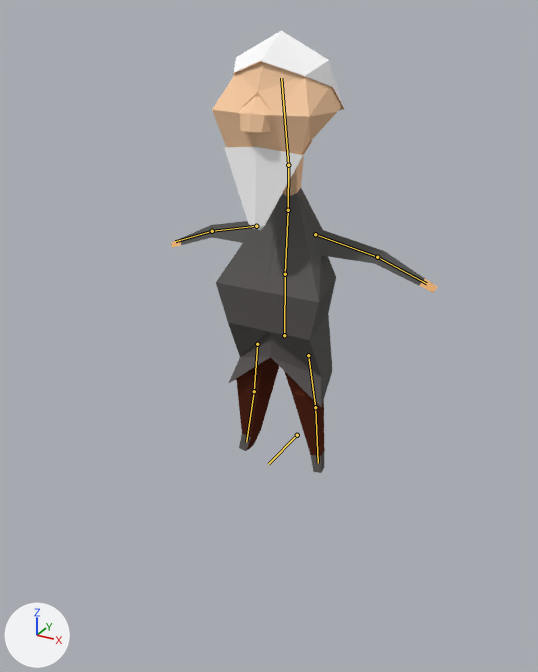
A saved change to the Blender file TheOvercoat/Assets/Models(blend)/Karakterler/armature1.blend.
Before and after are seen from a 50 mm lens placed at (1.42, -2.67, 1.97), pointed at (0.06, -0.21, 0.74). The axes (+X, +Y, +Z) are drawn at lower left. The lights are the same throughout. The bones that bend it are drawn over the model as lines.
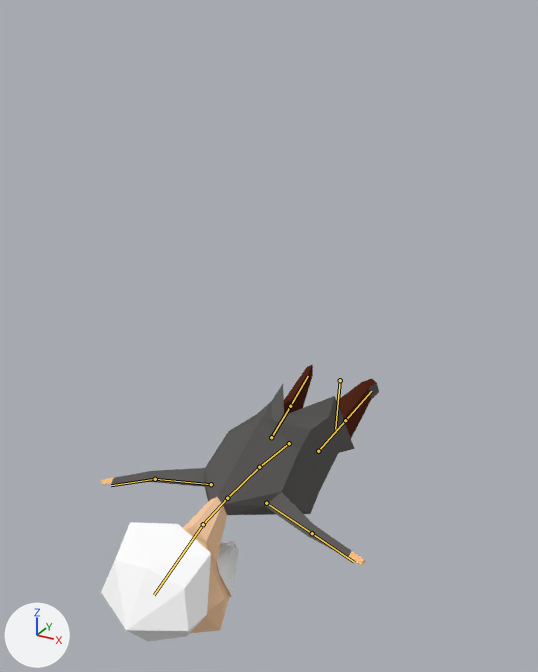
The newer file adds an action. The first version stands in its rest pose; the second is drawn at frame 0 of the action 'getUp'.

The change in detail:
Bone 'Torso' (bone_torso) moves from (0.0, 0.0, 0.0) to (0.0, -0.9, -0.088).
Bone 'Torso' (bone_torso) turns from (0, 0, 0) to (83, 0, 0) degrees about its own x, y and z.
Bone 'Chest' (bone_chest) moves from (0.0, 0.0, 0.0) to (0.0, -0.885, 0.766).
Bone 'Chest' (bone_chest) turns from (0, 0, 0) to (94, 0, 0) degrees about its own x, y and z.
Bone 'HandIK.R' (bone_handik_r) moves from (0.0, 0.0, 0.0) to (0.497, 0.571, -1.564).
Bone 'HandIK.R' (bone_handik_r) turns from (0, 0, 0) to (72, 48, 67) degrees about its own x, y and z.
Bone 'FootIK.R' (bone_footik_r) moves from (0.0, 0.0, 0.0) to (0.0, -1.061, -0.56).
Bone 'FootIK.R' (bone_footik_r) turns from (0, 0, 0) to (-83, 0, 0) degrees about its own x, y and z.
Bone 'Floor' (bone_floor) moves from (0.0, 0.0, 0.0) to (0.0, -0.784, -0.107).
Bone 'Floor' (bone_floor) turns from (0, 0, 0) to (83, 0, 0) degrees about its own x, y and z.
Bone 'HandIK.L' (bone_handik_l) moves from (0.0, 0.0, 0.0) to (-0.285, 0.496, -1.674).
Bone 'HandIK.L' (bone_handik_l) turns from (0, 0, 0) to (72, -48, -67) degrees about its own x, y and z.
Bone 'FootIK.L' (bone_footik_l) moves from (0.0, 0.0, 0.0) to (0.0, -1.061, -0.56).
Bone 'FootIK.L' (bone_footik_l) turns from (0, 0, 0) to (-83, 0, 0) degrees about its own x, y and z.
Bone 'ArmIK.L' (bone_armik_l) moves from (0.0, 0.0, 0.0) to (0.526, -1.054, -0.532).
Bone 'ArmIK.L' (bone_armik_l) turns from (0, 0, 0) to (53, -25, 50) degrees about its own x, y and z.

Changed parts and their boxes [x1, y1, x2, y2] in the pictures (538 x 672 px):
'Cube.000', posed (37% shorter)
    before: [171, 30, 437, 473]
    after: [101, 365, 379, 642]
bone 'Torso', root to tip
    before: (284, 335) to (285, 274)
    after: (289, 443) to (259, 467)
bone 'Chest', root to tip
    before: (285, 274) to (288, 210)
    after: (259, 467) to (227, 498)
bone 'Floor', root to tip
    before: (297, 435) to (268, 464)
    after: (340, 380) to (335, 429)
